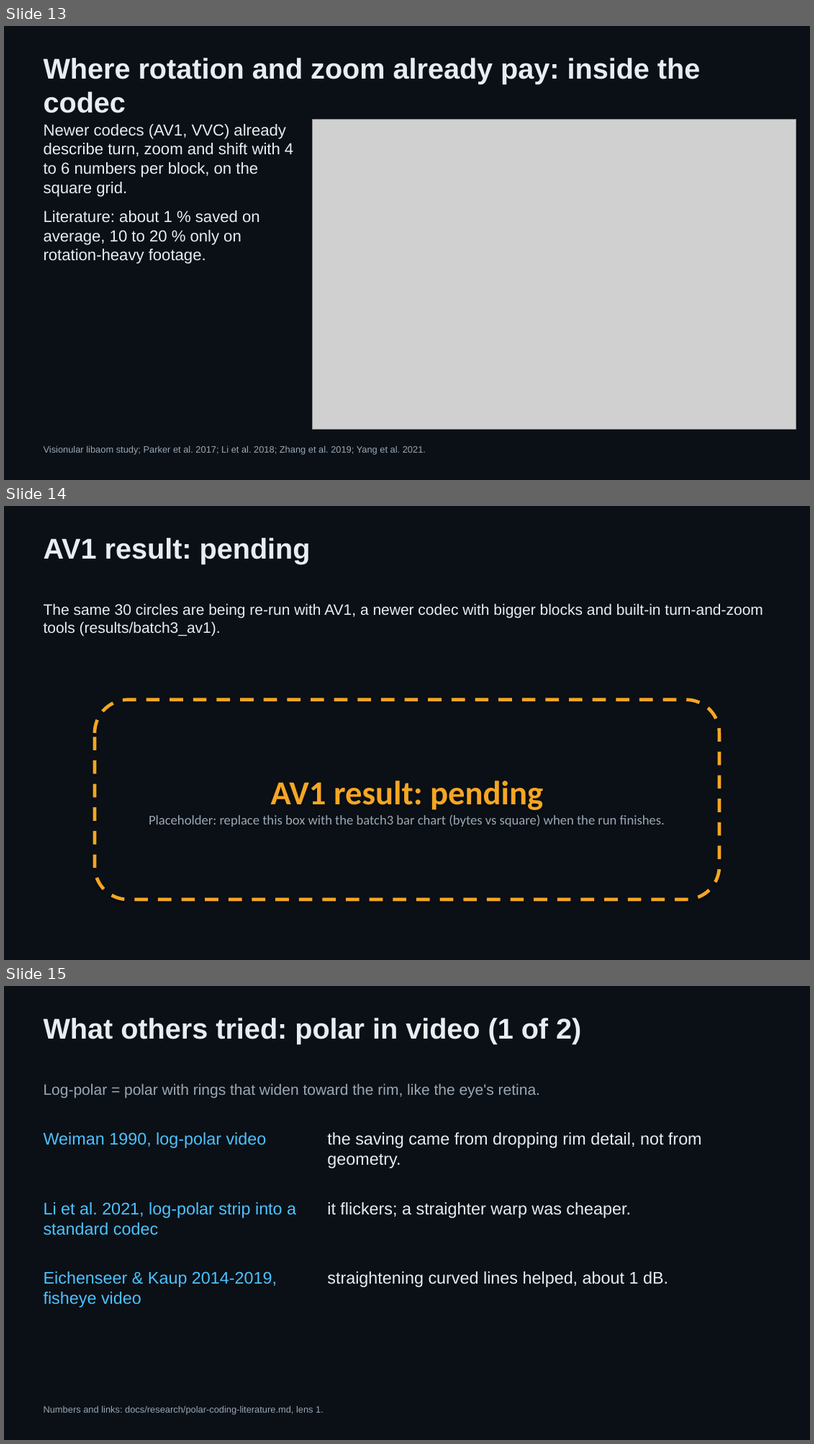
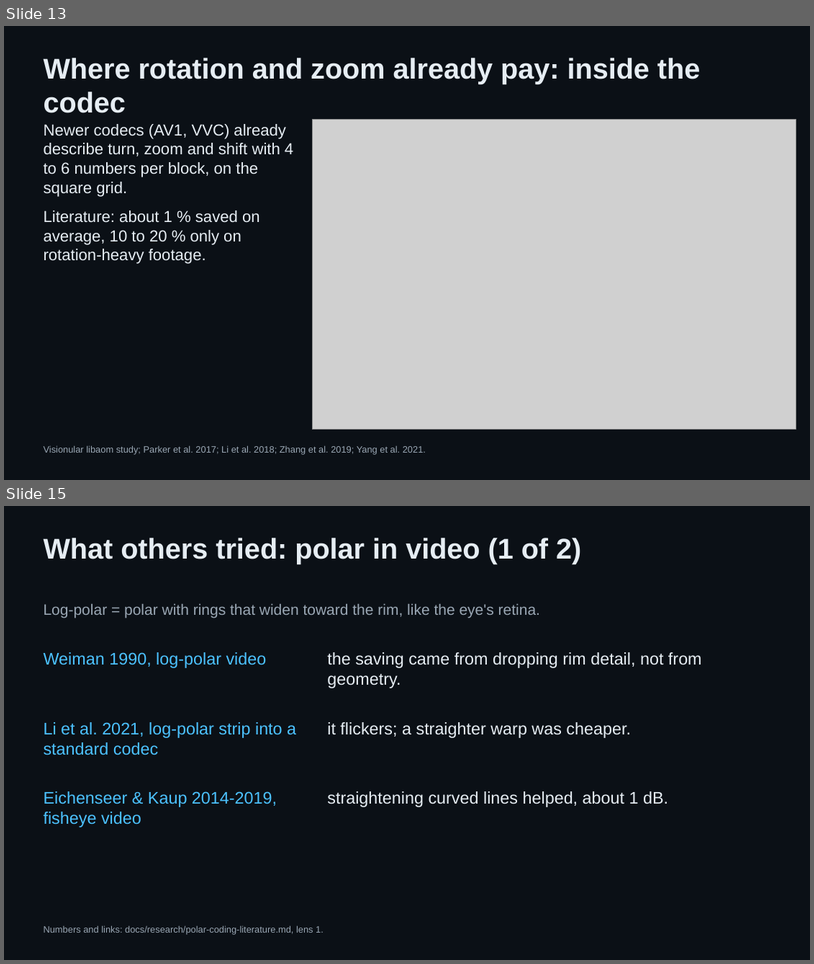
Before and after one commit to padington/polar-codec-site, a slide deck: slides/polar-codec.pptx. Shown one above the other, each under a label of ours: slides 13, 14 and 15 before the commit, slides 13 and 15 after it; the slides between them are not shown. The pictures are 814x1444 and 814x964 pixels, drawn with LibreOffice and Linux fonts; fonts in the diff are those of the drawing; grey boxes stand for pictures. Boxes give left, top, right and bottom in pixels: in the first picture for what was removed or moved away, otherwise in the second. Text is boxed around its words. In the diff, an @@ line names an element or a change of style, - is before the commit and + after.

Commit message:
Deck slide 14: measured AV1 result; results page gains the AV1 section

```diff
--- a/slides/polar-codec.pptx
+++ b/slides/polar-codec.pptx
@@ slide 14 removed at (x1=4, y1=506, x2=810, y2=960), background #0B1016 @@
@@ text removed at (x1=44, y1=538, x2=311, y2=564) @@
-AV1 result: pending
@@ text removed at (x1=44, y1=603, x2=763, y2=636) @@
-The same 30 circles are being re-run with AV1, a newer codec with bigger blocks and built-in turn-and-zoom tools (results/batch3_av1).
@@ rounded rectangle removed at (x1=95, y1=700, x2=720, y2=899) @@
-AV1 result: pending
-Placeholder: replace this box with the batch3 bar chart (bytes vs square) when the run finishes.
```
Also in this commit, not shown: 3 slides changed, 1 slide added, 7 other files.
